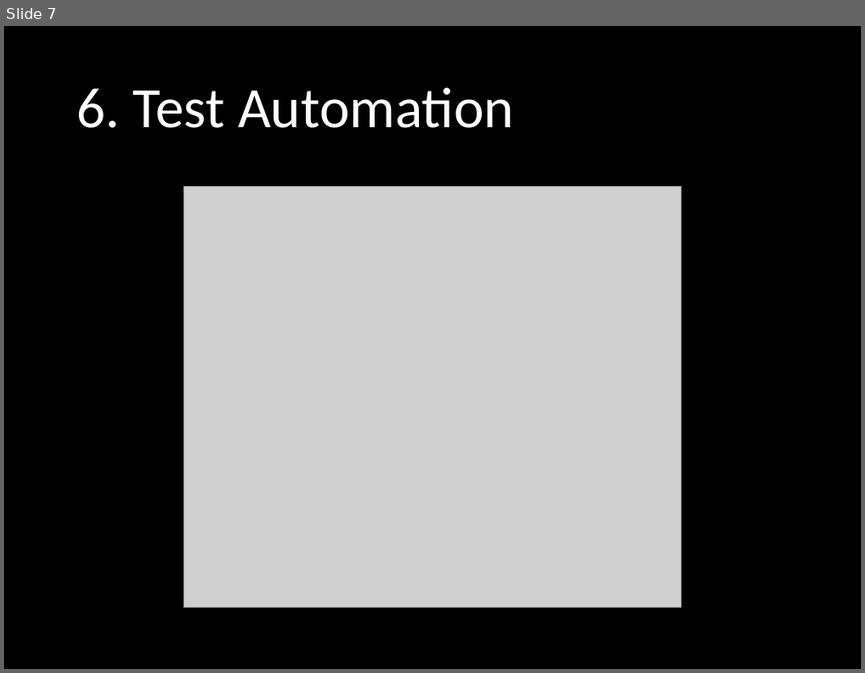
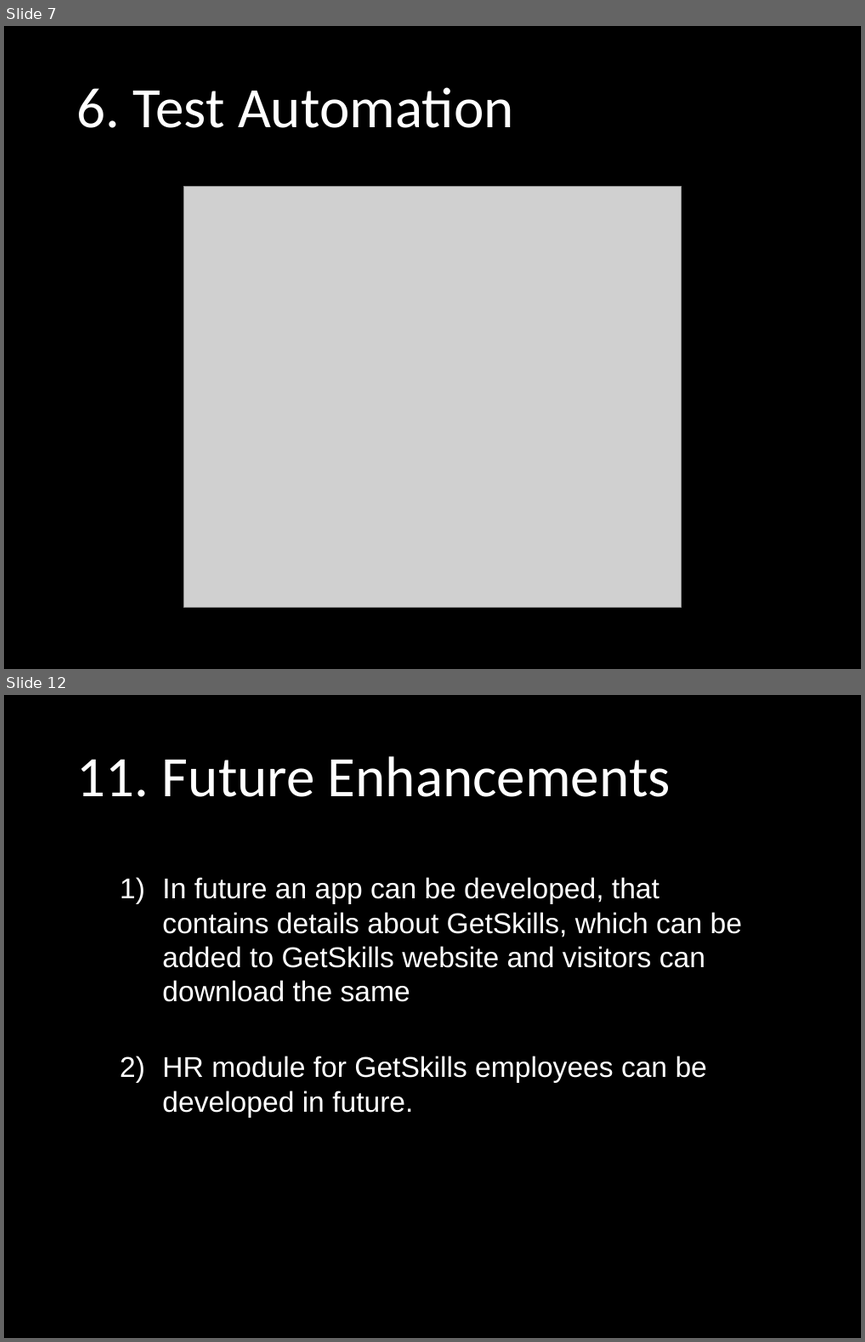
Before and after one commit to yadwinds/761_VEL, a slide deck: PCB/09 Final/Final Presentation (VEL).pptx. Shown one above the other, each under a label of ours: slide 7 before the commit, slides 7 and 12 after it; the slides between them are not shown. The pictures are 865x673 and 865x1342 pixels, drawn with LibreOffice and Linux fonts; fonts in the diff are those of the drawing; grey boxes stand for pictures; background and template pictures are left out. Boxes give left, top, right and bottom in pixels: in the first picture for what was removed or moved away, otherwise in the second. Text is boxed around its words. In the diff, an @@ line names an element or a change of style, - is before the commit and + after.

```diff
--- a/PCB/09 Final/Final Presentation (VEL).pptx
+++ b/PCB/09 Final/Final Presentation (VEL).pptx
@@ slide 12 added at (4, 695, 861, 1338), background picture (left out) @@
@@ text added at (77, 756, 670, 797), 48 pt, text #FFFFFF @@
+11. Future Enhancements
@@ subtitle added at (162, 877, 742, 1117), 24 pt, text #FFFFFF @@
+1) In future an app can be developed, that contains details about GetSkills, which can be added to GetSkills website and visitors can download the same
+2) HR module for GetSkills employees can be developed in future.
```
Also in this commit, not shown: 5 slides changed, 3 other slides added.
